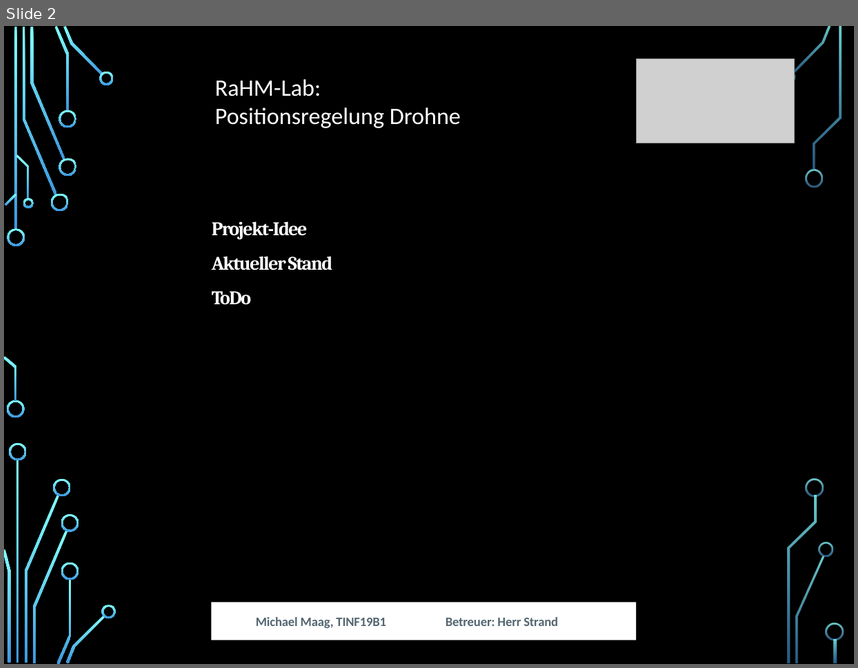
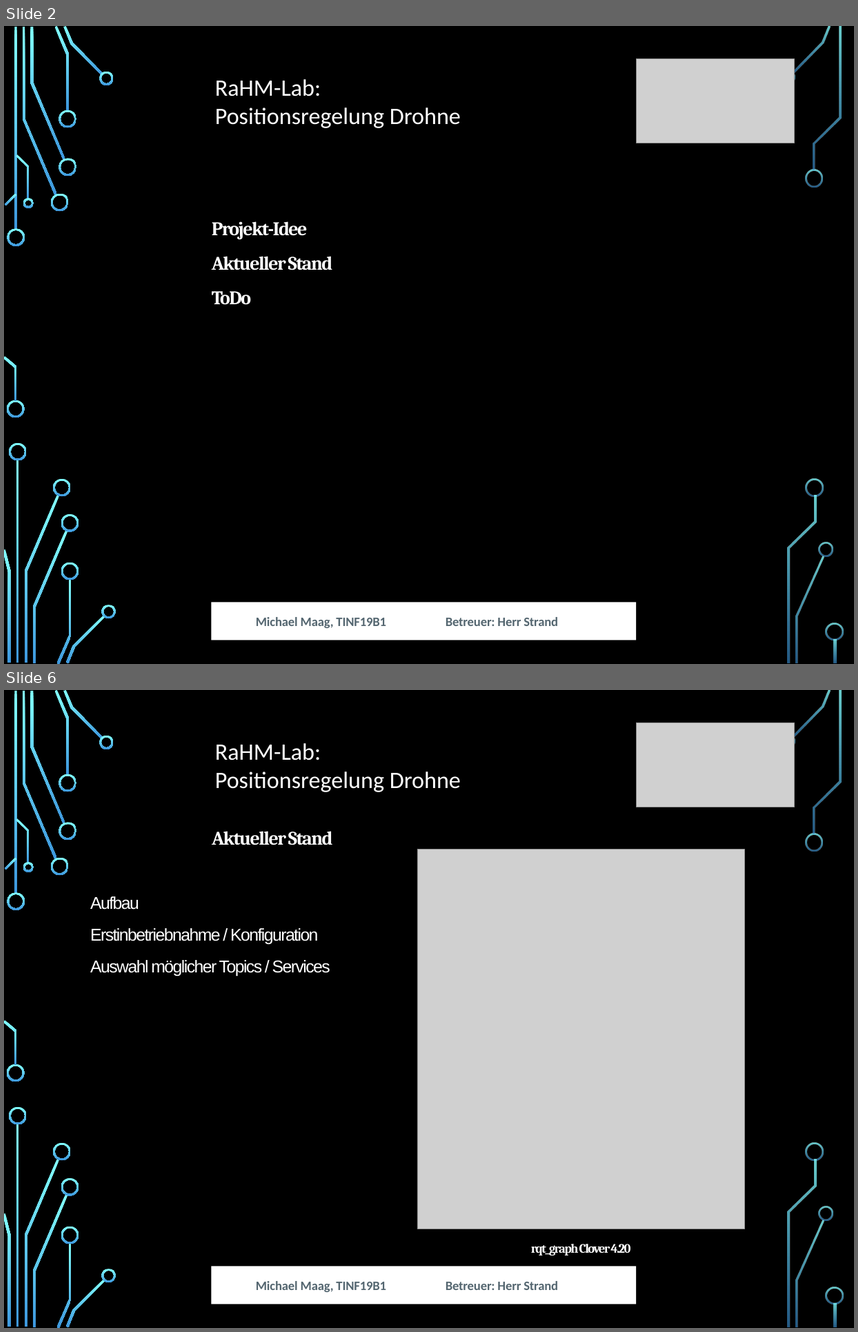
Before and after one commit to MobMonRob/ROSLabDrohne, a slide deck: Anforderungen/Zwischenpräsentation.pptx. Shown one above the other, each under a label of ours: slide 2 before the commit, slides 2 and 6 after it; the slides between them are not shown. The pictures are 858x668 and 858x1332 pixels, drawn with LibreOffice and Linux fonts; fonts in the diff are those of the drawing; grey boxes stand for pictures; background and template pictures are left out. Boxes give left, top, right and bottom in pixels: in the first picture for what was removed or moved away, otherwise in the second. Text is boxed around its words. In the diff, an @@ line names an element or a change of style, - is before the commit and + after.

```diff
--- a/Anforderungen/Zwischenpräsentation.pptx
+++ b/Anforderungen/Zwischenpräsentation.pptx
@@ slide 6 added at bbox=[4, 690, 854, 1328], background picture (left out); not listed: 36 template elements that a slide beside it also shows @@
@@ picture added at bbox=[636, 722, 794, 807] @@
@@ text added at bbox=[215, 743, 461, 792], 44 pt, text #FFFFFF @@
+RaHM-Lab:
+Positionsregelung Drohne
@@ text added at bbox=[212, 831, 333, 845], 36 pt, text #FFFFFF, bold @@
+Aktueller Stand
@@ picture added at bbox=[417, 849, 744, 1228] @@
@@ text added at bbox=[90, 896, 139, 909], 32 pt, text #FFFFFF @@
+Aufbau
@@ text added at bbox=[90, 928, 318, 944], 32 pt, text #FFFFFF @@
+Erstinbetriebnahme / Konfiguration
@@ text added at bbox=[90, 960, 330, 976], 32 pt, text #FFFFFF @@
+Auswahl möglicher Topics / Services
@@ text added at bbox=[531, 1243, 631, 1255], 24 pt, text #FFFFFF, bold @@
+rqt_graph Clover 4.20
@@ freeform shape added at bbox=[211, 1265, 636, 1303], fill #FFFFFF @@
@@ text added at bbox=[256, 1281, 386, 1292], 24 pt, text #546670, bold @@
+Michael Maag, TINF19B1
@@ text added at bbox=[446, 1281, 558, 1290], 24 pt, text #546670, bold @@
+Betreuer: Herr Strand
```
Also in this commit, not shown: 4 slides changed, 3 other slides added.
